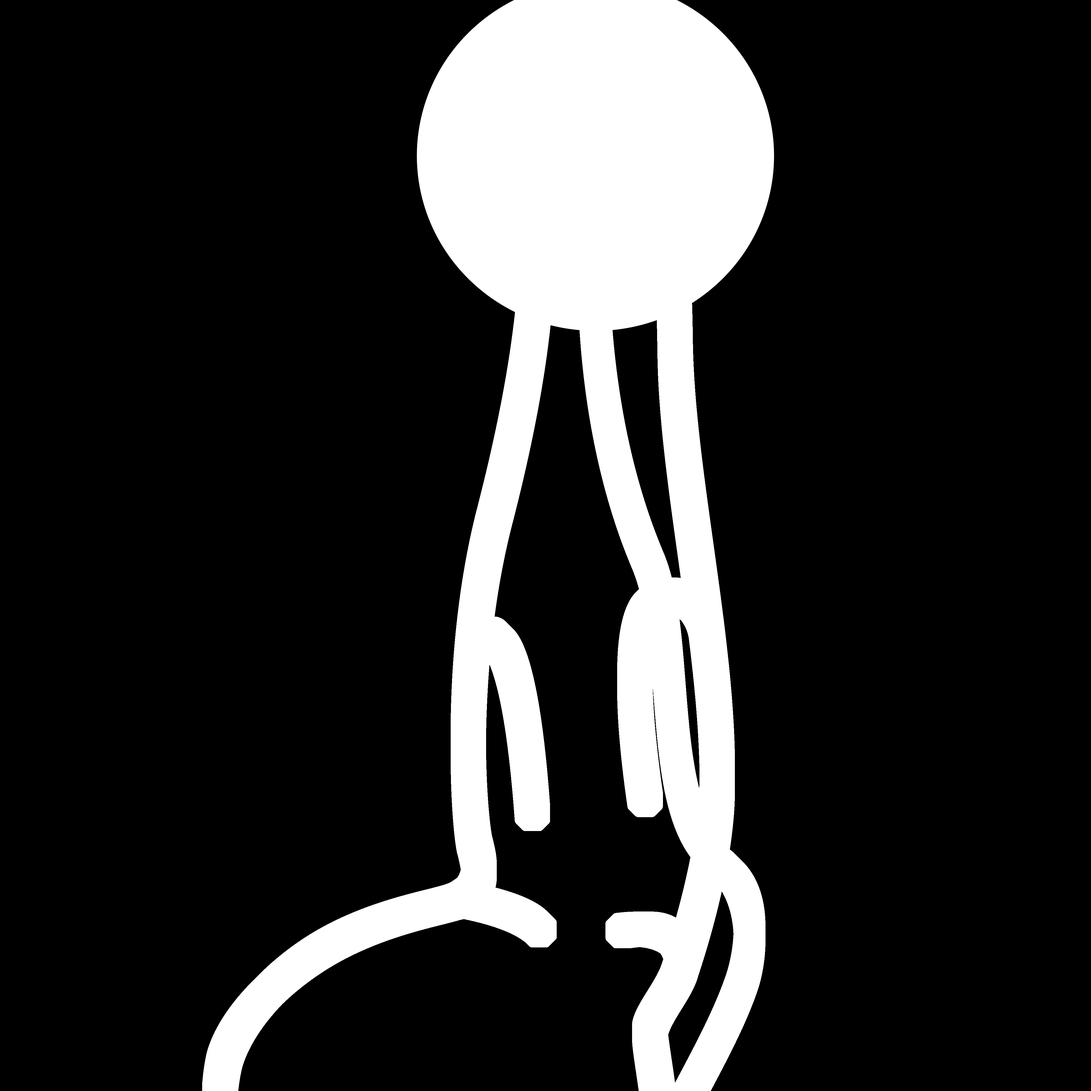
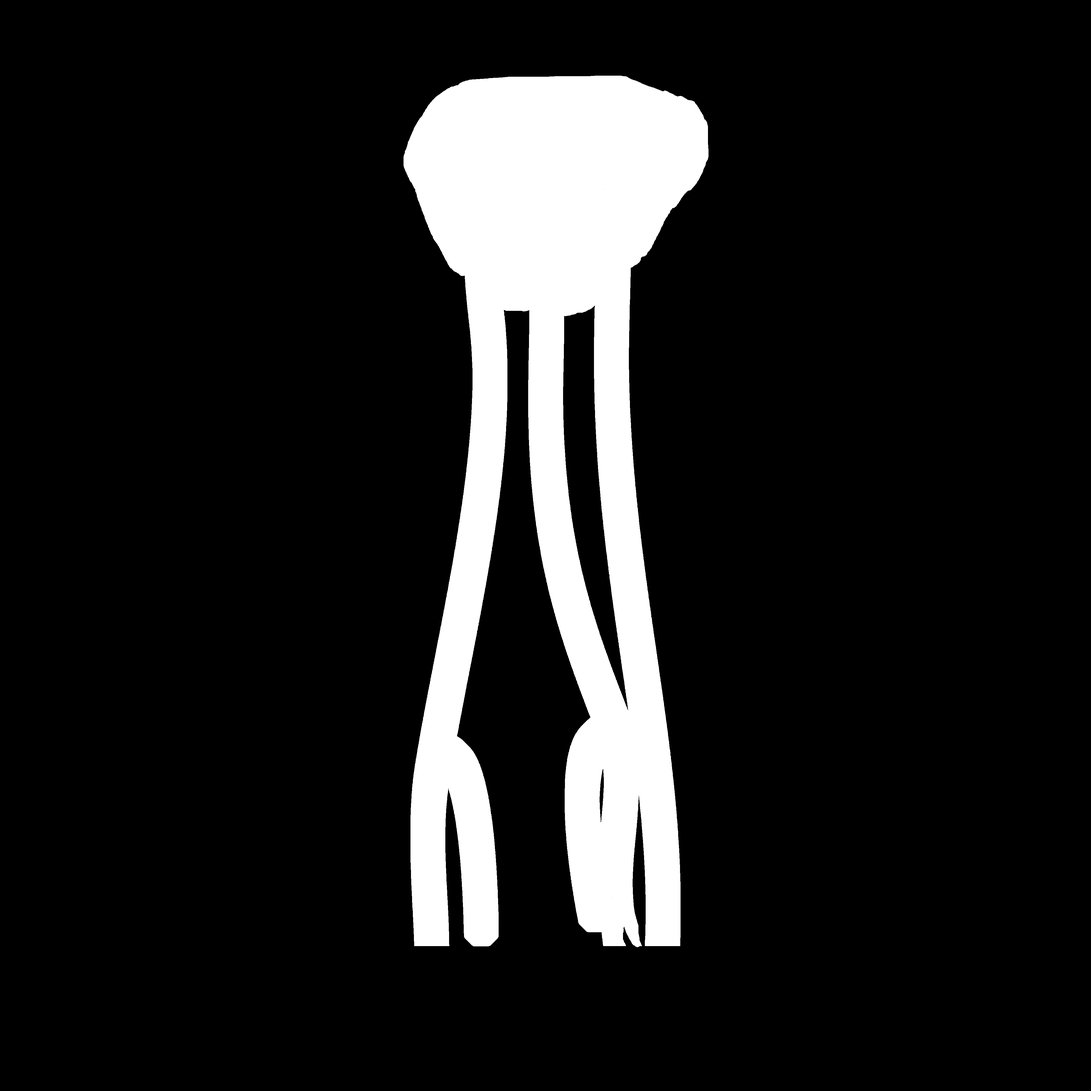
Layer changes from the first (1091, 1091) image to the second:
painted on "Layer 1" over [202, 0, 775, 1091]
removed layer "Invert" over [464, 114, 722, 848]
removed layer "Layer 2" over [202, 0, 775, 1091]
